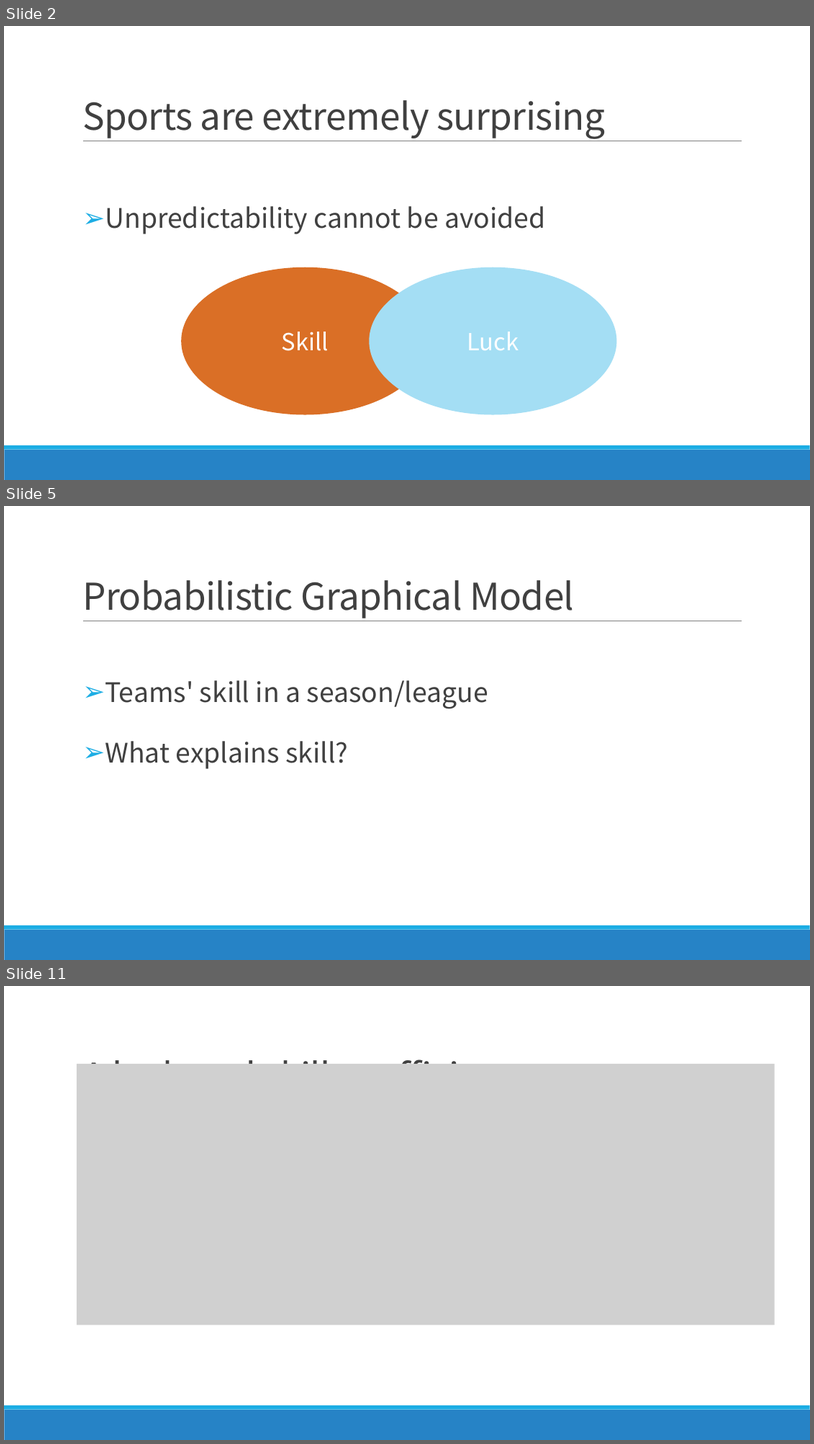
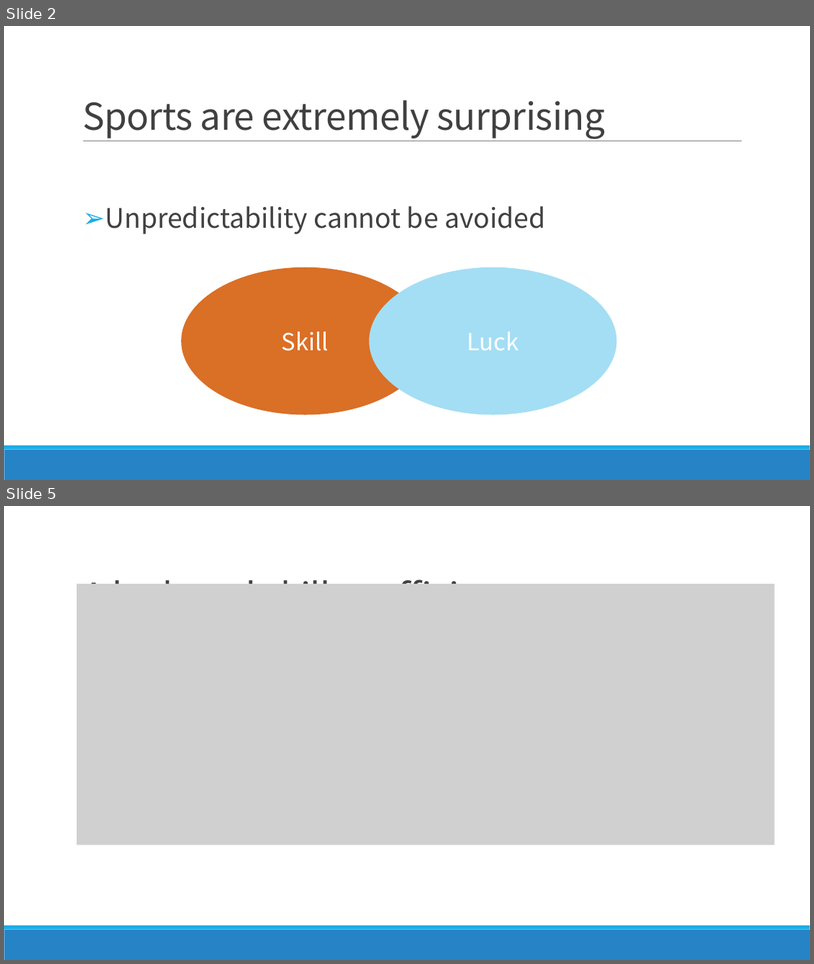
Before and after one commit to FindNorthStar/DataMining, a slide deck: homework_1/Luck is Hard to Beat The Difficulty of Sports Prediction.pptx. Shown one above the other, each under a label of ours: slides 2, 5 and 11 before the commit, slides 2 and 5 after it; the slides between them are not shown. The pictures are 814x1444 and 814x964 pixels, drawn with LibreOffice and Linux fonts; fonts in the diff are those of the drawing; grey boxes stand for pictures. Boxes give left, top, right and bottom in pixels: in the first picture for what was removed or moved away, otherwise in the second. Text is boxed around its words. In the diff, an @@ line names an element or a change of style, - is before the commit and + after.

```diff
--- a/homework_1/Luck is Hard to Beat The Difficulty of Sports Prediction.pptx
+++ b/homework_1/Luck is Hard to Beat The Difficulty of Sports Prediction.pptx
@@ slide 5 removed at (4,506,810,960), background #FFFFFF; not listed: 3 template elements that a slide beside it also shows @@
@@ title removed at (82,580,574,618) @@
-Probabilistic Graphical Model
@@ text removed at (105,680,489,769) @@
-➢ Teams' skill in a season/league
-➢ What explains skill?
@@ what was slide 11 is now slide 5 @@
```
Also in this commit, not shown: 23 slides changed, 2 other slides removed, 2 other files.
